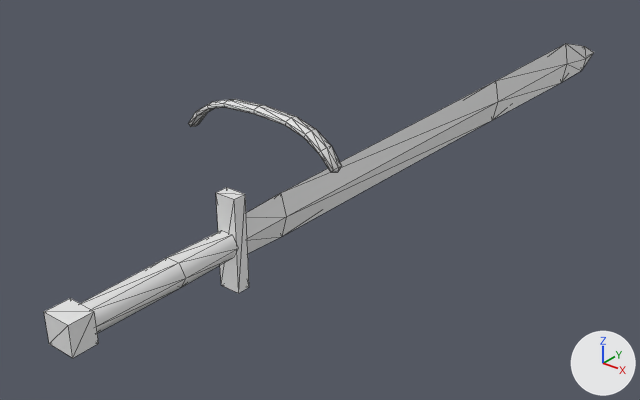
One commit to the glTF model models/characters/captain_props.glb: the scene before it, then after it.
Both versions are drawn from a 50 mm camera at (0.581, -0.498, 0.443) aimed at (-0.071, 0.317, -0.062). Every picture has the same lights, and +X, +Y and +Z are marked at lower right. The picture after the commit comes second. Mesh edges are drawn as thin lines.

The first picture shows 'BladeMesh', 'Visor'.
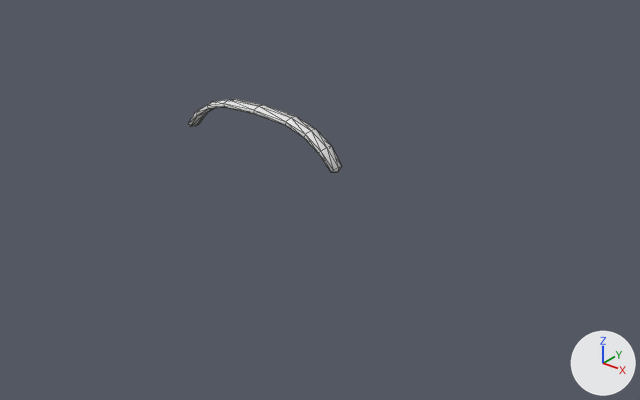
Where the change shows, as pixel boxes (x1, y1, x2, y2) in the pictures (640 x 400 px):
```json
{"object": "BladeMesh", "change": "deleted", "before": [44, 44, 594, 358]}
```

Edits to the scene script, one JSON object a line:
```json
{"op": "remove", "block": "ob_blademesh", "code": ["ob_blademesh = bpy.data.objects.new('BladeMesh', me_blademesh)", "ob_blademesh.location = (0.0, 0.0, 0.0)"]}
```
